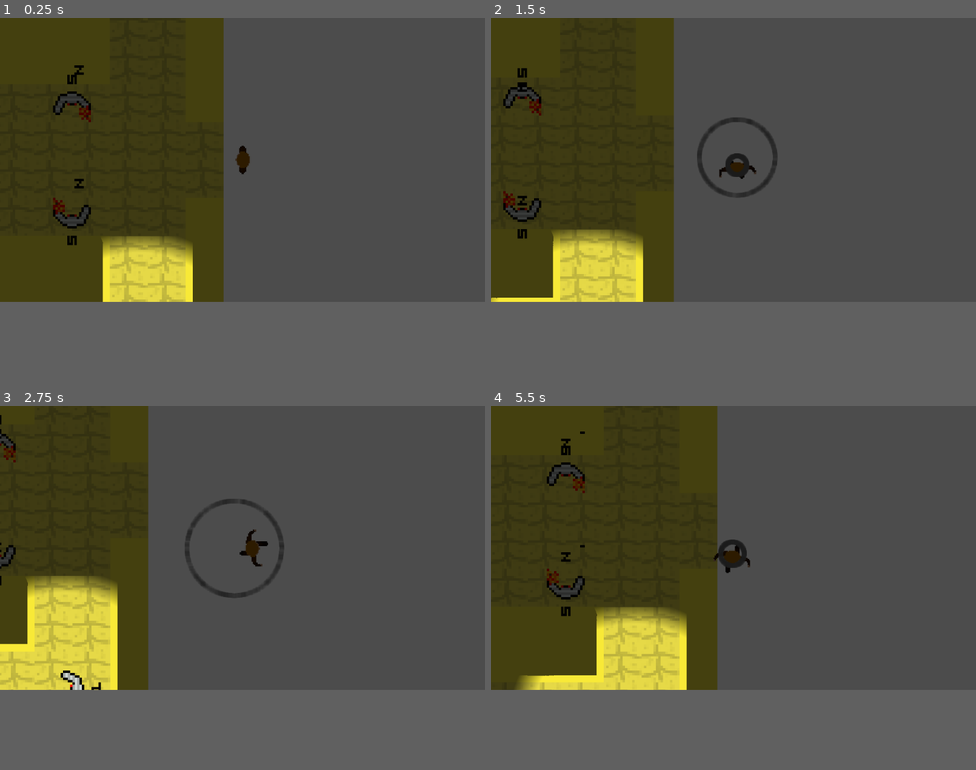
Above: before the commit, frames 1-4 (two rows, left to right).
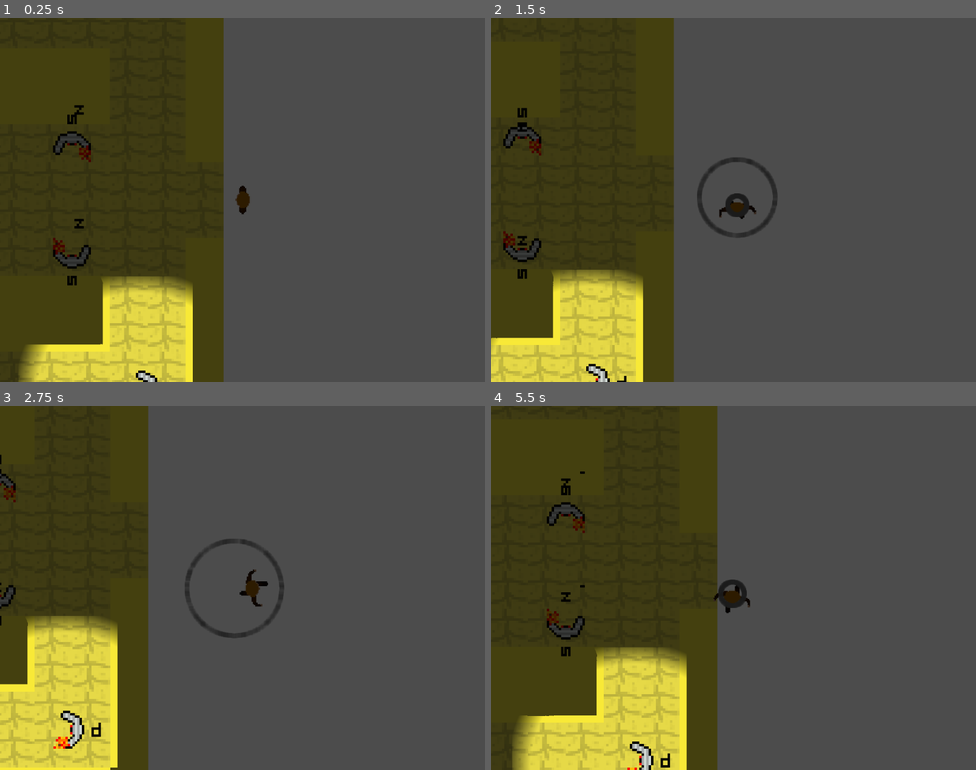
Above: after the commit, the same moments.

Repository: Brhawh/stealthoid
Game: Godot game, scene res://scenes/PyramidLevel/LeftPath1/LeftPathRoom1.tscn
Same seed, same stepped clock (60 frames per second), same inputs: the game is played once before the commit and once after it.
Inputs:
- Up to frame 1 (0.25 s): no input
- Up to frame 2 (1.5 s): hold D (right) 0.53-1.28 s; tap E (interact) at 0.6 s; hold S (down) from 1.28 s (still down); tap Shift (run) at 1.35 s
- Up to frame 3 (2.75 s): release S (down) at 2.03 s; hold D (right) from 2.03 s (still down); tap E (interact) at 2.1 s
- Up to frame 4 (5.5 s): release D (right) at 2.78 s; hold W (up) 2.78-3.53 s; tap Shift (run) at 2.85, 4.35 s; hold A (left) 3.53-5.03 s; tap E (interact) at 3.6, 5.1 s; hold S (down) from 5.03 s (still down)
In our replay, the window is 800x468 before the commit and 800x600 after it. These sizes can differ from the game's own. Grey fills any space a smaller window leaves; there, only what the larger window draws over its background counts as a difference.

The runs differ from the first frame. In frame 1, 15% of the frame differs, in the area x 0-52%, y 13-100%; in frame 2, 14%; in frame 3, 13%; in frame 4, 16%, in the area x 0-54%, y 7-100%.

Commit message:
Added menu assests and basic menu layout in scene.

Diff:
--- a/project.godot
+++ b/project.godot
@@ -41,6 +41,10 @@
 config/name="SuperStealthyWealthyGame"
 run/main_scene="res://scenes/PyramidLevel/LeftPath1/LeftPathRoom1.tscn"
 config/icon="res://sprites/icon.png"
+
+[display]
+
+window/size/height=768
 
 [importer_defaults]
 
--- a/scenes/MainMenu.tscn
+++ b/scenes/MainMenu.tscn
@@ -1,64 +1,84 @@
-[gd_scene load_steps=6 format=2]
+[gd_scene load_steps=10 format=2]
 
-[ext_resource path="res://Assets/logo_title.png" type="Texture" id=1]
-[ext_resource path="res://Assets/start_button.png" type="Texture" id=2]
-[ext_resource path="res://Scripts/startButton.gd" type="Script" id=3]
-[ext_resource path="res://Assets/character_illustration.png" type="Texture" id=4]
+[ext_resource path="res://Assets/MenuAssets/Background.PNG" type="Texture" id=1]
+[ext_resource path="res://Assets/MenuAssets/Vector Layer 5.PNG" type="Texture" id=2]
+[ext_resource path="res://Assets/MenuAssets/Continue Button Hover.PNG" type="Texture" id=3]
+[ext_resource path="res://Assets/MenuAssets/Continue Button.PNG" type="Texture" id=4]
 [ext_resource path="res://Scripts/SaveAndLoad.gd" type="Script" id=5]
+[ext_resource path="res://Assets/MenuAssets/Load Game Button.PNG" type="Texture" id=6]
+[ext_resource path="res://Assets/MenuAssets/New Game Button Hover.PNG" type="Texture" id=7]
+[ext_resource path="res://Assets/MenuAssets/New Game Button.PNG" type="Texture" id=8]
+[ext_resource path="res://Assets/MenuAssets/Load Game Button Hover.PNG" type="Texture" id=9]
 
-[node name="MarginContainer" type="MarginContainer"]
+[node name="Background" type="TextureRect"]
 anchor_right = 1.0
 anchor_bottom = 1.0
-rect_scale = Vector2( 0.823959, 0.791124 )
-custom_constants/margin_right = 120
-custom_constants/margin_top = 80
-custom_constants/margin_left = 120
-custom_constants/margin_bottom = 80
+texture = ExtResource( 1 )
+expand = true
+stretch_mode = 1
+__meta__ = {
+"_edit_use_anchors_": false
+}
+
+[node name="MarginContainer" type="MarginContainer" parent="."]
+anchor_right = 1.0
+anchor_bottom = 1.0
+custom_constants/margin_right = 100
+custom_constants/margin_top = 40
+custom_constants/margin_left = 100
+custom_constants/margin_bottom = 40
 script = ExtResource( 5 )
 __meta__ = {
 "_edit_use_anchors_": false
 }
 
-[node name="HBoxContainer" type="HBoxContainer" parent="."]
-margin_left = 120.0
-margin_top = 80.0
-margin_right = 1124.0
-margin_bottom = 680.0
-alignment = 1
+[node name="VSplitContainer" type="VSplitContainer" parent="MarginContainer"]
+margin_left = 100.0
+margin_top = 40.0
+margin_right = 924.0
+margin_bottom = 728.0
+custom_constants/separation = 40
+dragger_visibility = 1
 
-[node name="VBoxContainer" type="VBoxContainer" parent="HBoxContainer"]
-margin_right = 500.0
-margin_bottom = 460.0
-size_flags_horizontal = 0
-size_flags_vertical = 0
+[node name="CenterContainer2" type="CenterContainer" parent="MarginContainer/VSplitContainer"]
+margin_right = 824.0
+margin_bottom = 77.0
 
-[node name="logo_title" type="TextureRect" parent="HBoxContainer/VBoxContainer"]
-margin_right = 500.0
-margin_bottom = 300.0
-size_flags_horizontal = 0
-size_flags_vertical = 0
-texture = ExtResource( 1 )
-stretch_mode = 4
+[node name="Title" type="TextureRect" parent="MarginContainer/VSplitContainer/CenterContainer2"]
+margin_left = 127.0
+margin_right = 697.0
+margin_bottom = 77.0
+texture = ExtResource( 2 )
 
-[node name="Button" type="Button" parent="HBoxContainer/VBoxContainer"]
-margin_top = 304.0
-margin_right = 212.0
-margin_bottom = 460.0
-size_flags_horizontal = 0
-size_flags_vertical = 0
-icon = ExtResource( 2 )
-script = ExtResource( 3 )
+[node name="CenterContainer" type="CenterContainer" parent="MarginContainer/VSplitContainer"]
+margin_top = 117.0
+margin_right = 824.0
+margin_bottom = 688.0
 
-[node name="CenterContainer" type="CenterContainer" parent="HBoxContainer"]
-margin_left = 504.0
-margin_right = 1004.0
-margin_bottom = 600.0
-size_flags_horizontal = 3
-size_flags_vertical = 3
+[node name="VBoxContainer" type="VBoxContainer" parent="MarginContainer/VSplitContainer/CenterContainer"]
+margin_left = 151.0
+margin_top = 42.0
+margin_right = 672.0
+margin_bottom = 529.0
+custom_constants/separation = 50
+alignment = 2
 
-[node name="char_illustration" type="TextureRect" parent="HBoxContainer/CenterContainer"]
-margin_right = 500.0
-margin_bottom = 600.0
-texture = ExtResource( 4 )
-stretch_mode = 4
-[connection signal="button_up" from="HBoxContainer/VBoxContainer/Button" to="HBoxContainer/VBoxContainer/Button" method="_on_Button_button_up"]
+[node name="ContinueButton" type="TextureButton" parent="MarginContainer/VSplitContainer/CenterContainer/VBoxContainer"]
+margin_right = 521.0
+margin_bottom = 129.0
+texture_normal = ExtResource( 4 )
+texture_pressed = ExtResource( 3 )
+
+[node name="LoadButton" type="TextureButton" parent="MarginContainer/VSplitContainer/CenterContainer/VBoxContainer"]
+margin_top = 179.0
+margin_right = 521.0
+margin_bottom = 308.0
+texture_normal = ExtResource( 6 )
+texture_pressed = ExtResource( 9 )
+
+[node name="NewGameButton" type="TextureButton" parent="MarginContainer/VSplitContainer/CenterContainer/VBoxContainer"]
+margin_top = 358.0
+margin_right = 521.0
+margin_bottom = 487.0
+texture_normal = ExtResource( 8 )
+texture_pressed = ExtResource( 7 )
Binary file added: Assets/MenuAssets/Background.PNG
Not shown, added: Assets/MenuAssets/Background.PNG.import
Binary file added: Assets/MenuAssets/Continue Button Hover.PNG
Not shown, added: Assets/MenuAssets/Continue Button Hover.PNG.import
Binary file added: Assets/MenuAssets/Continue Button.PNG
Not shown, added: Assets/MenuAssets/Continue Button.PNG.import
Binary file added: Assets/MenuAssets/Load Game Button Hover.PNG
Not shown, added: Assets/MenuAssets/Load Game Button Hover.PNG.import
Binary file added: Assets/MenuAssets/Load Game Button.PNG
Not shown, added: Assets/MenuAssets/Load Game Button.PNG.import
Binary file added: Assets/MenuAssets/New Game Button Hover.PNG
Not shown, added: Assets/MenuAssets/New Game Button Hover.PNG.import
(and 4 more such lines)
